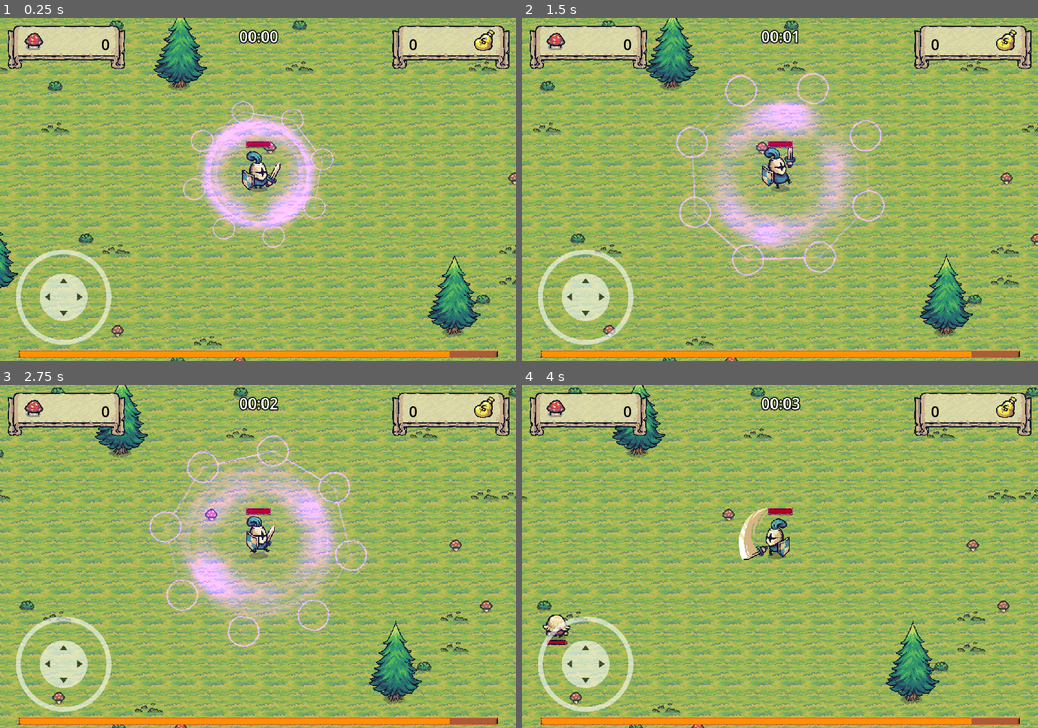
Above: before the commit, frames 1-4 (two rows, left to right).
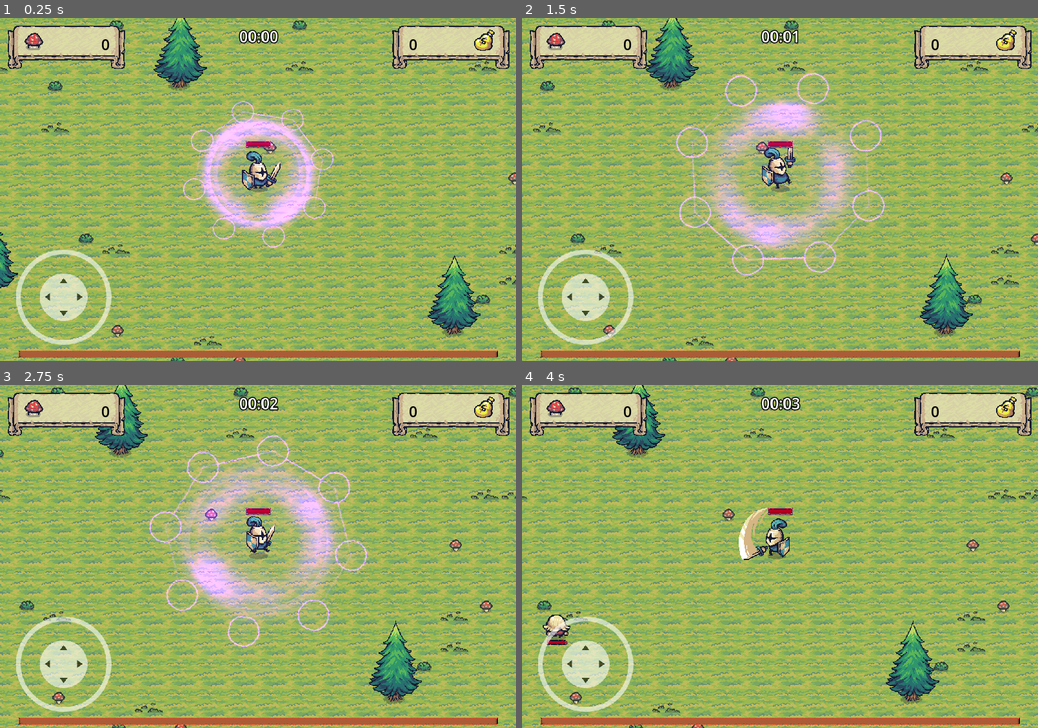
Above: after the commit, the same moments.

Repository: bluejynz/survivallike-godot
Game: Godot game, scene res://scenes/main_scene.tscn
Two runs of this game, one before a commit and one after it. Both use one fixed random seed, a clock stepped at 60 frames per second and the inputs below. Sound files missing from this copy of the repository are replaced by a short silence.
Inputs (mouse positions are in pixels of both pictures, inside the frame that each line leads up to):
- Up to frame 1 (0.25 s): no input
- Up to frame 2 (1.5 s): tap Enter (return) at 0.5 s; move the mouse to (893, 172) at 0.52 s; hold D (move_right) 0.53-1.25 s; click (893, 172) at 0.6 s; drag from (676, 206) to (780, 175) at 1.27 s
- Up to frame 3 (2.75 s): move the mouse to (309, 481) at 2.02 s; hold D (move_right) from 2.03 s (still down); click (309, 481) at 2.1 s
- Up to frame 4 (4 s): release D (move_right) at 2.75 s; drag from (754, 625) to (780, 539) at 2.77 s; move the mouse to (934, 607) at 3.52 s; hold A (move_left) from 3.53 s (still down); click (934, 607) at 3.6 s

The runs differ from the first frame. In frame 1, 1.4% of the frame differs, in the area x 3-88%, y 97-99%; in frame 2, 1.4%; in frame 3, 1.4%; in frame 4, 1.4%.

Commit message:
fix: xp bar wasnt updating & ritual interval caps was using sword damage instead

Diff:
--- a/scenes/main_scene.tscn
+++ b/scenes/main_scene.tscn
@@ -257,6 +257,6 @@
 [node name="GameUI" parent="." instance=ExtResource("3_ydcnf")]
 
 [node name="MusicPlayer" type="AudioStreamPlayer" parent="."]
-volume_db = -80.0
+volume_db = -20.0
 autoplay = true
 script = ExtResource("13_fxw4l")
--- a/ui/level_up_ui.gd
+++ b/ui/level_up_ui.gd
@@ -26,10 +26,10 @@
 			"Panel2":
 				label.text = "Max Health +2 (%d)" % [GameManager.player.max_health+2]
 			"Panel3":
-				if GameManager.player.is_sword_damage_caps():
+				if GameManager.player.is_ritual_interval_caps():
 					label.text = "Ritual Cooldown (Max)"
 				else:
-					label.text = "Ritual Cooldown -1s (%ds)" % [GameManager.player.ritual_interval-2]
+					label.text = "Ritual Cooldown -1s (%ds)" % [GameManager.player.ritual_interval-1]
 
 func _input(event):
 	if event is InputEventMouseButton:
--- a/ui/xp_bar.gd
+++ b/ui/xp_bar.gd
@@ -3,7 +3,7 @@
 
 @onready var progress_bar: ProgressBar = $ProgressBar
 var max_xp: int = 100
-var current_xp: int = 90
+var current_xp: int = 0
 
 func _ready():
 	progress_bar.max_value = max_xp
@@ -20,4 +20,5 @@
 		current_xp = 0
 		GameManager.player.level += 1
 		max_xp += 20
+		progress_bar.max_value = max_xp
 		GameManager.level_up.emit()
--- a/ui/xp_bar.tscn
+++ b/ui/xp_bar.tscn
@@ -61,6 +61,7 @@
 theme_override_styles/panel = SubResource("StyleBoxTexture_igv1p")
 
 [node name="ProgressBar" type="ProgressBar" parent="."]
+layout_mode = 0
 offset_left = -2672.0
 offset_top = -91.0
 offset_right = 2672.0
